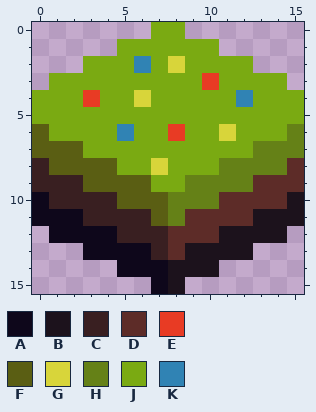
File history of a pixel-art sprite, Assets/Sprites/flowers.png. The picture above was drawn from the file before the commit.
The file is 16x16 pixels.
Palette (. is transparent): A #0e071b  B #1c121c  C #391f21  D #5d2c28  E #e83b24  F #5a5e13  G #d8d53a  H #658117  J #7aaa12  K #3083b4
Pixels before, first column x 0:
 0 .......JJ.......
 1 .....JJJJJJ.....
 2 ...JJJKJGJJJJ...
 3 .JJJJJJJJJEJJJJ.
 4 JJJEJJGJJJJJKJJJ
 5 JJJJJJJJJJJJJJJJ
 6 FJJJJKJJEJJGJJJH
 7 FFFJJJJJJJJJJHHH
 8 CFFFFJJGJJJHHHHD
 9 CCCFFFFJJHHHHDDD
10 ACCCCFFFHHHDDDDB
11 AAACCCCFHDDDDBBB
12 .AAAACCCDDDBBBB.
13 ...AAAACDBBBB...
14 .....AAABBB.....
15 .......AB.......
The result:
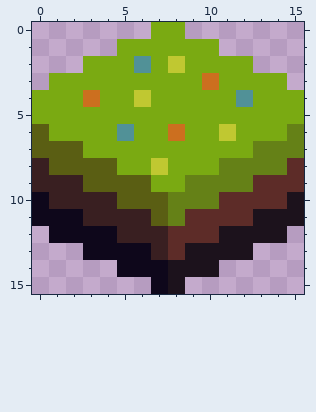
Change:
colour E: #e83b24 -> #cc6f1f
colour G: #d8d53a -> #c0c831
colour K: #3083b4 -> #519197
Boxes around the changes in both pictures, in picture pixels (x1, y1, x2, y2):
changed: (83, 56, 253, 175)
